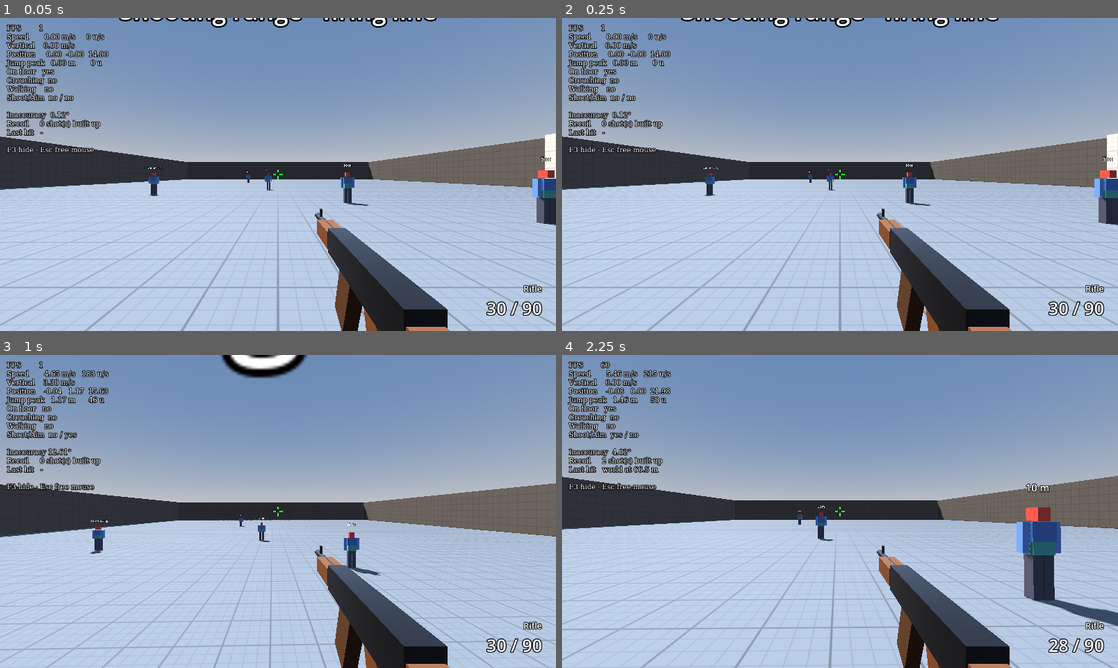
Above: before the commit, frames 1-4 (two rows, left to right).
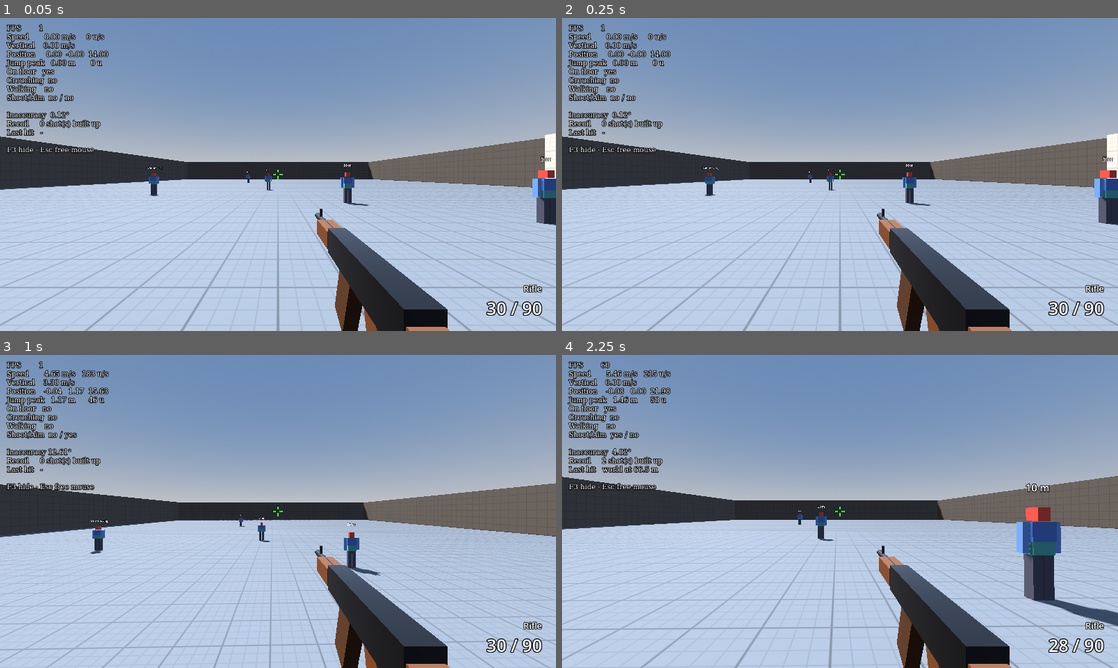
Above: after the commit, the same moments.

Repository: Jankozeluh/Chiip
Game: Godot game, scene res://maps/test_map.tscn
The game is run twice, just before and just after one commit, with the same random seed, the same clock (stepped at 60 frames per second) and the same inputs.
Inputs (mouse positions are in pixels of both pictures, inside the frame that each line leads up to):
- Up to frame 1 (0.05 s): no input
- Up to frame 2 (0.25 s): no input
- Up to frame 3 (1 s): move the mouse to (305, 511) at 0.52 s; hold W (move_forward) from 0.53 s (still down); hold Right mouse button (aim) from 0.53 s (still down); tap Space (jump) at 0.77 s
- Up to frame 4 (2.25 s): keep holding W (move_forward); move the mouse to (812, 511) at 1.27 s; release Right mouse button (aim) at 1.28 s; tap Ctrl (crouch) at 1.35 s; tap Space (jump) at 1.52 s; move the mouse to (851, 505) at 2.02 s; press the mouse at (851, 505) at 2.03 s

The runs differ from the first frame. In frame 1, 0.6% of the frame differs, in the area x 21-79%, y 0-4%; in frame 2, 0.6%; in frame 3, 0.9%, in the area x 39-56%, y 0-8%; in frame 4, nothing differs.

Commit message:
M2: Move the range label away from the spawn point
Found in the visual check: the firing-line label hung right above the
player's head at spawn.

Co-Authored-By: Claude Opus 5.5 <noreply@anthropic.com>

Diff:
--- a/maps/test_map.tscn
+++ b/maps/test_map.tscn
@@ -325,7 +325,7 @@
 outline_size = 12
 
 [node name="RangeLabel" type="Label3D" parent="Labels"]
-position = Vector3(0, 3.2, 16)
+position = Vector3(12, 2.2, 16)
 billboard = 1
 text = "Shooting range · firing line"
 font_size = 48
Not shown, changed: docs/DEVLOG.md
